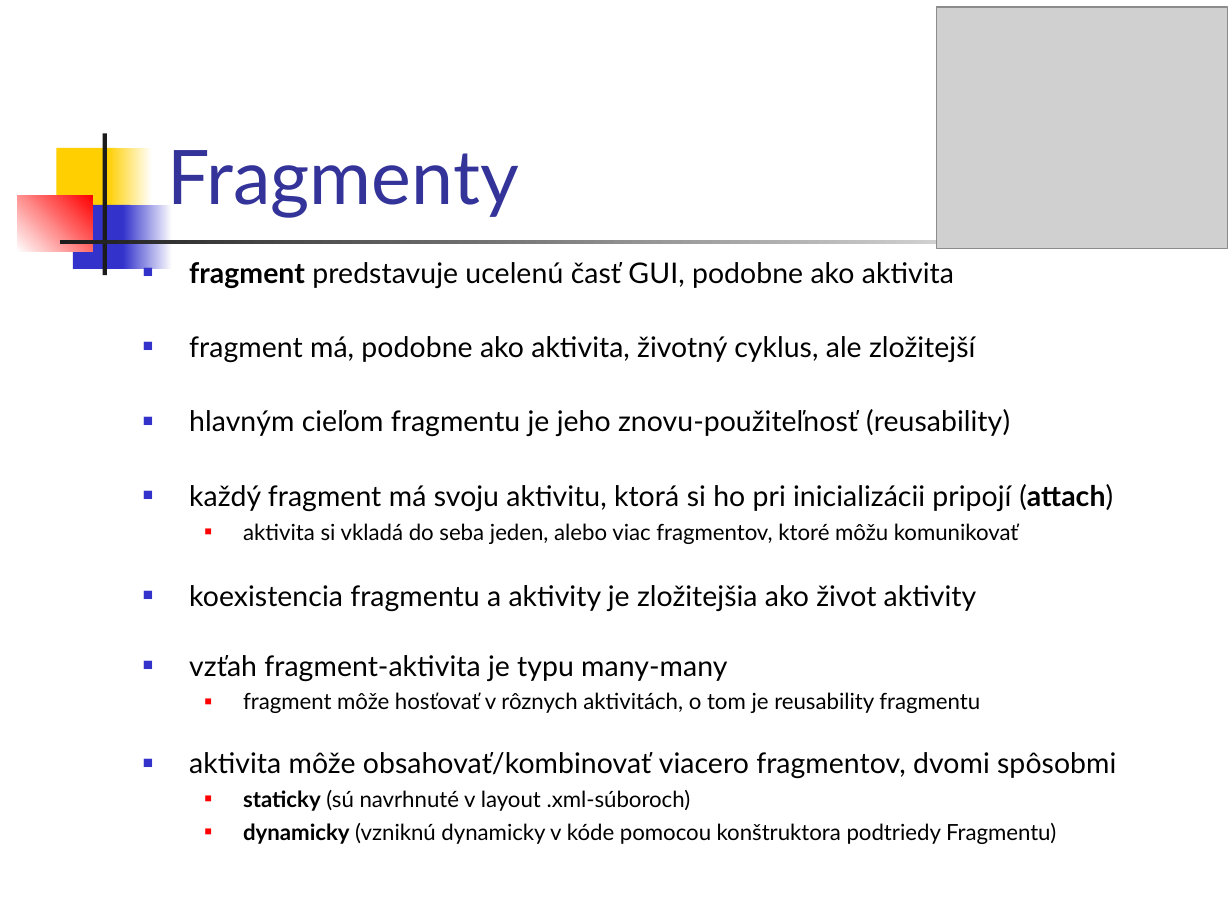
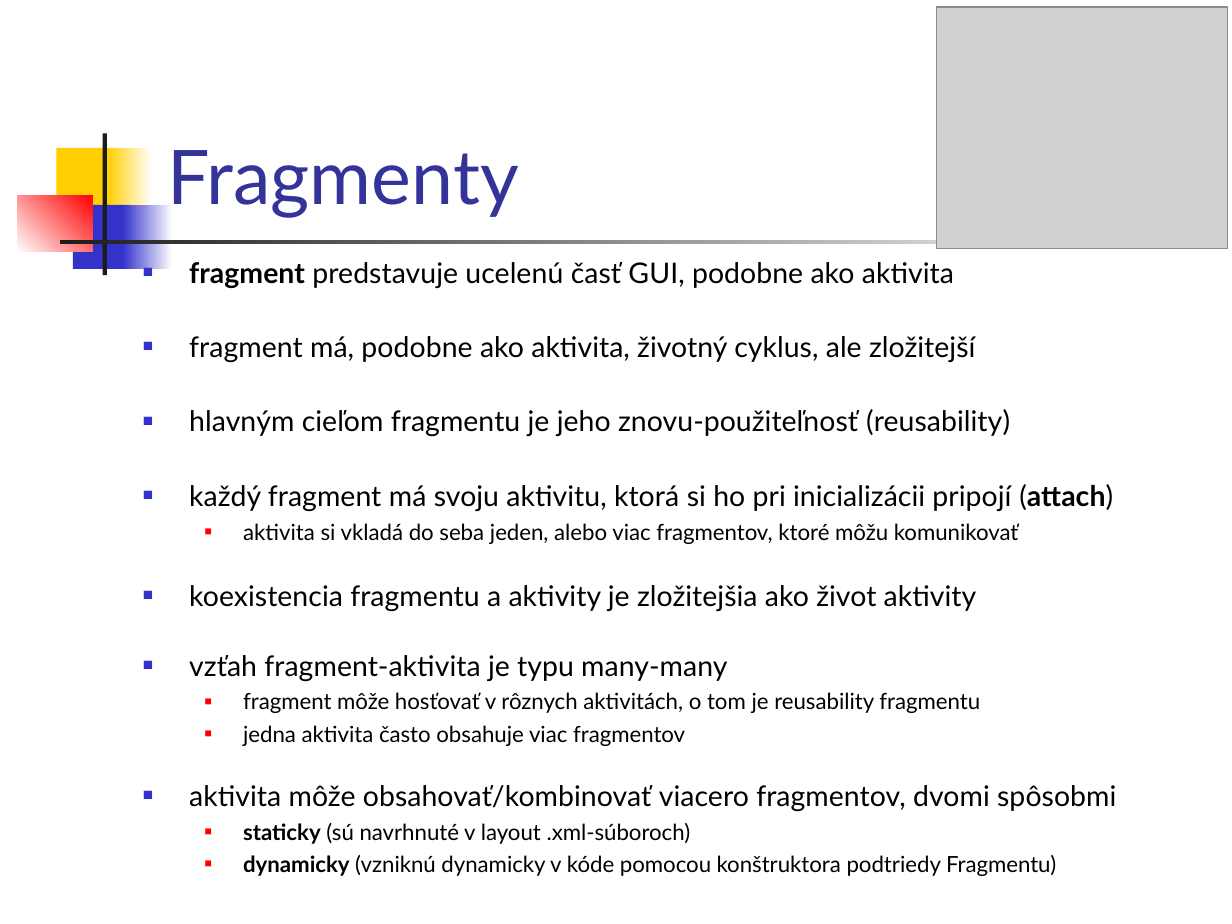
Before and after one commit to vmandro/Prednasky, a slide deck: slide 4 of 06/06_Android.ppt (slide 5 before the commit). Drawn at 1232x924 pixels with LibreOffice and Linux fonts; fonts in the diff are those of the drawing; grey boxes stand for pictures. Boxes give left, top, right and bottom in pixels: in the first picture for what was removed or moved away, otherwise in the second. Text is boxed around its words. In the diff, an @@ line names an element or a change of style, - is before the commit and + after.

```diff
--- a/06/06_Android.ppt
+++ b/06/06_Android.ppt
@@ text at box(243, 725, 685, 746): paragraph added @@
+  ■ jedna aktivita často obsahuje viac fragmentov
```
Also in this commit, not shown: 5 other slides changed, 5 slides removed, 3 other files.
